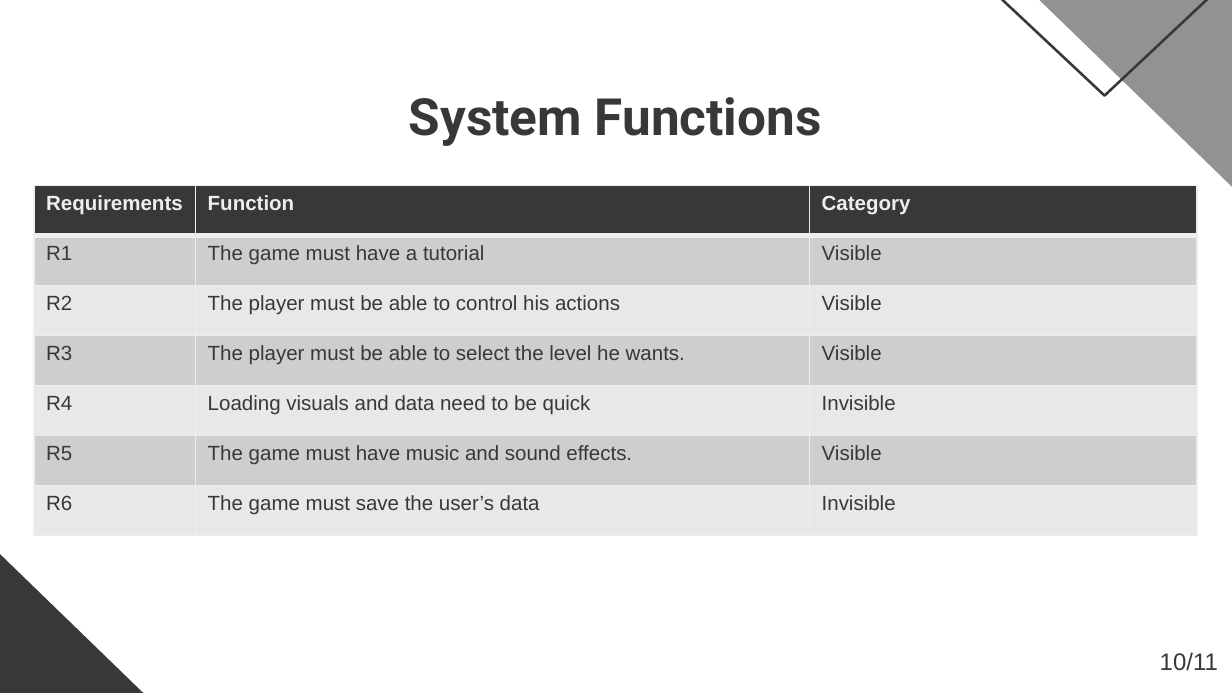
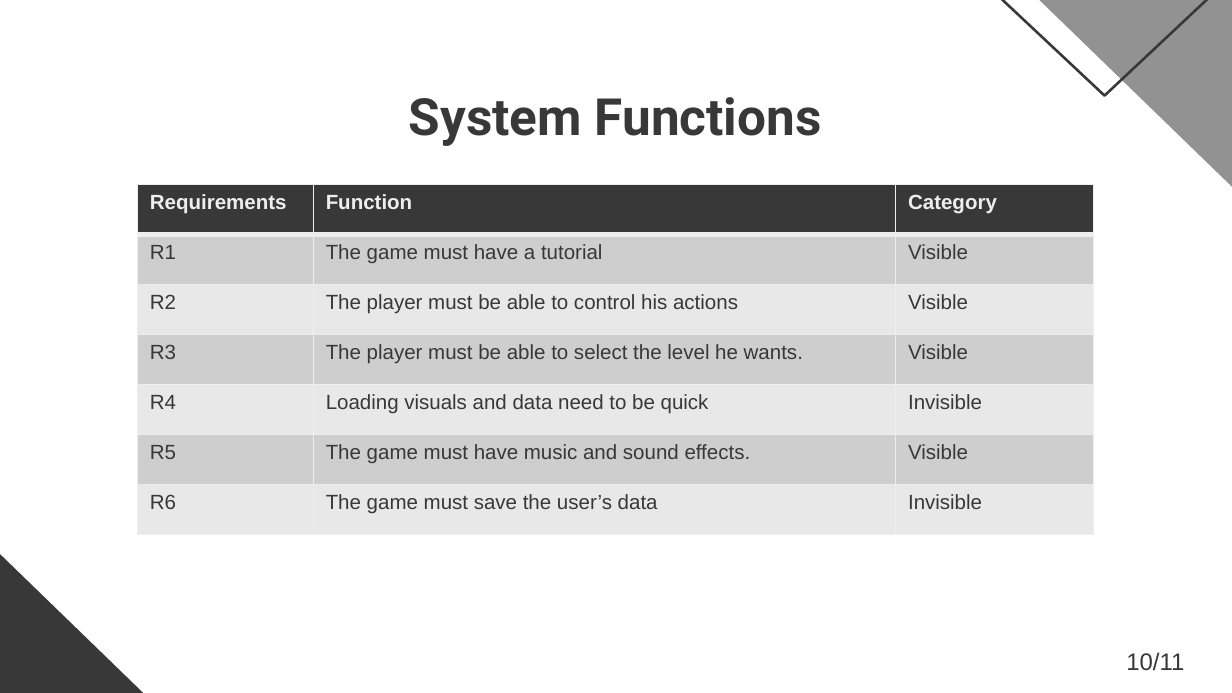
Before and after one commit to FariaXD/UnityMobileGame-FinalProject, a slide deck: slide 9 of ReportsAndOthers/Presentations/Presentation.pptx (slide 10 before the commit). Drawn at 1232x693 pixels with LibreOffice and Linux fonts; fonts in the diff are those of the drawing. Boxes give left, top, right and bottom in pixels: in the first picture for what was removed or moved away, otherwise in the second. Text is boxed around its words. In the diff, an @@ line names an element or a change of style, - is before the commit and + after.

```diff
--- a/ReportsAndOthers/Presentations/Presentation.pptx
+++ b/ReportsAndOthers/Presentations/Presentation.pptx
@@ table: place and size @@
-table at [33, 186, 1196, 536]
+table at [138, 185, 1094, 535]
@@ text "10/11": place and size @@
-text "10/11" at [1160, 652, 1218, 671]
+text "10/11" at [1126, 652, 1184, 671]
@@ text "10/11" at [1126, 652, 1184, 671]: alignment left to right @@
```
Also in this commit, not shown: 8 other slides changed, 15 other files.
